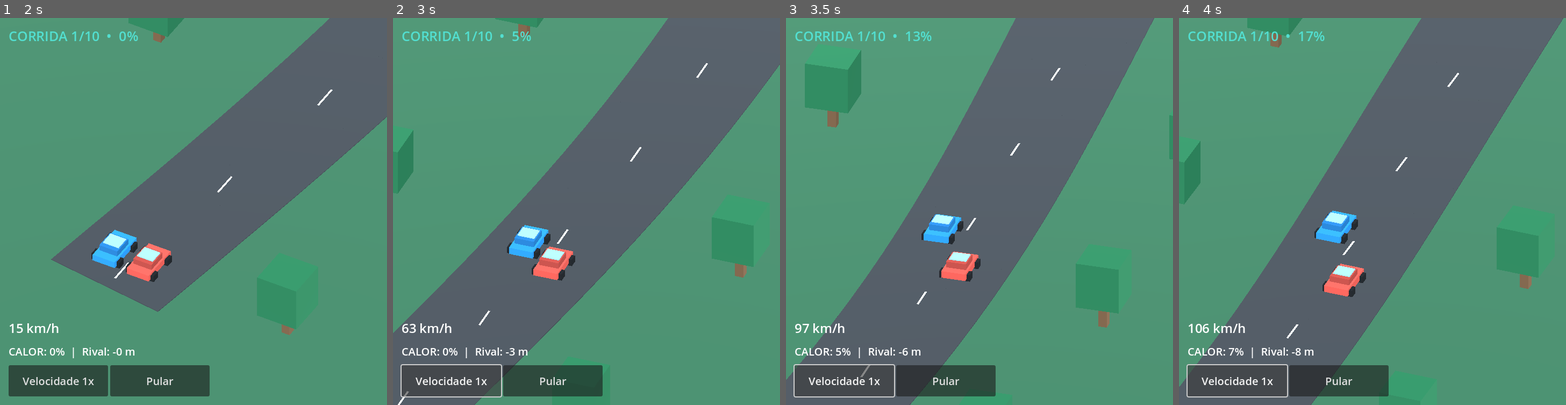
Above: before the commit, frames 1-4 (left to right).
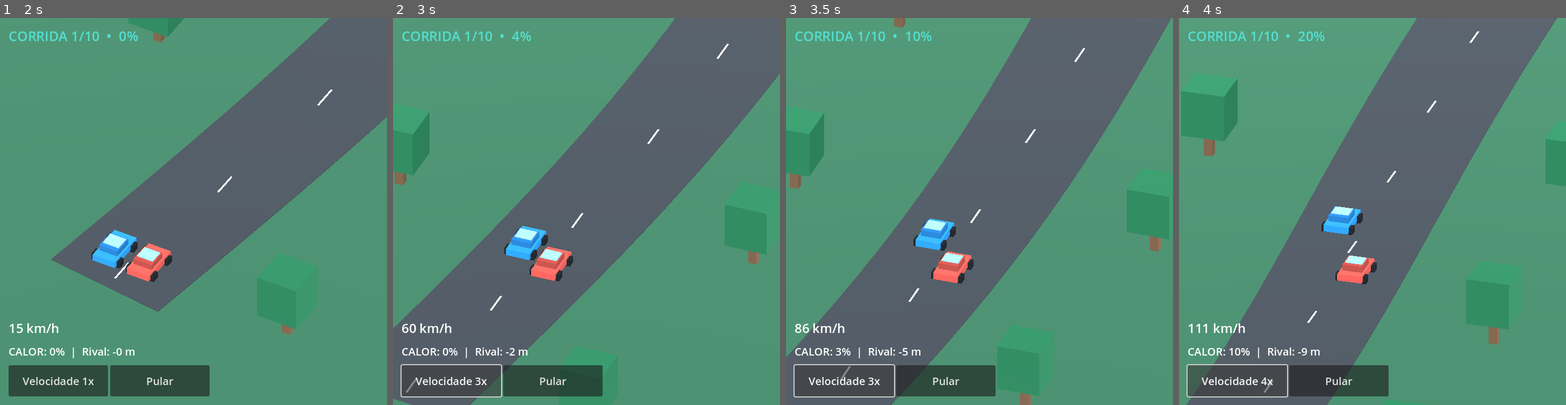
Above: after the commit, the same moments.

Repository: Azidales/Ultima-Marcha
Game: Godot game, scene res://scenes/main.tscn
Two runs of this game, one before a commit and one after it. Both use one fixed random seed, a clock stepped at 60 frames per second and the inputs below.
Inputs (mouse positions are in pixels of both pictures, inside the frame that each line leads up to):
- Up to frame 1 (2 s): click "INICIAR TENTATIVA" at 0.5 s; click "LARGAR!" at 1.25 s
- Up to frame 2 (3 s): click "Velocidade 1x" at 2 s; click (451, 381) at 2.75 s, where only the run after the commit has a clickable "Velocidade 2x"
- Up to frame 3 (3.5 s): no input
- Up to frame 4 (4 s): click (1237, 381) at 3.5 s, where only the run after the commit has a clickable "Velocidade 3x"

Frame 1 is identical in both runs. In frame 2, 3.8% of the frame differs, in the area x 0-100%, y 0-100%; in frame 3, 13%; in frame 4, 11%.

Commit message:
fix(ui): update playback speed button label on each tap

Diff:
--- a/scripts/main.gd
+++ b/scripts/main.gd
@@ -22,6 +22,7 @@
 var cards: Array[Dictionary] = []
 var rng := RandomNumberGenerator.new()
 var replay := 1
+var speed_button: Button
 var accumulator := 0.0
 var camera: Camera3D
 var player: Node3D
@@ -160,6 +161,11 @@
 	sim.begin(_stats(),stage,rng.randi())
 	_set_screen("race")
 
+func _cycle_speed() -> void:
+	replay = replay + 1 if replay < 4 else 1
+	if is_instance_valid(speed_button):
+		speed_button.text = "Velocidade %dx" % replay
+
 func _skip() -> void:
 	while not sim.finished:
 		sim.tick(Race.STEP)
@@ -206,6 +212,7 @@
 	return b
 
 func _draw_ui() -> void:
+	speed_button=null
 	progress_text=null
 	speed_text=null
 	heat_text=null
@@ -233,7 +240,8 @@
 		outer.add_child(heat_text)
 		var buttons := HBoxContainer.new()
 		outer.add_child(buttons)
-		buttons.add_child(_button("Velocidade "+str(replay)+"x",func(): replay=2 if replay==1 else 4 if replay==2 else 1))
+		speed_button = _button("Velocidade %dx" % replay, _cycle_speed)
+		buttons.add_child(speed_button)
 		buttons.add_child(_button("Pular",_skip))
 		return
 	var back := ColorRect.new()
--- /dev/null
+++ b/tests/playback_button_test.gd
@@ -0,0 +1,28 @@
+extends SceneTree
+
+func _initialize() -> void:
+	call_deferred("_run")
+
+func _run() -> void:
+	var scene = load("res://scenes/main.tscn").instantiate()
+	root.add_child(scene)
+	scene._race_start()
+	var button = scene.speed_button
+	if not is_instance_valid(button):
+		printerr("FAIL: speed button was not created")
+		quit(1)
+		return
+	var expected := ["Velocidade 1x", "Velocidade 2x", "Velocidade 3x", "Velocidade 4x", "Velocidade 1x"]
+	for i in range(expected.size()):
+		if button.text != expected[i] or scene.replay != int(i % 4 + 1):
+			printerr("FAIL: unexpected playback speed label at step ", i, ": ", button.text)
+			quit(1)
+			return
+		if i < expected.size() - 1:
+			button.pressed.emit()
+	if scene.sim.finished:
+		printerr("FAIL: switching speed ended the race")
+		quit(1)
+		return
+	print("PASS: playback speed button updates 1x > 2x > 3x > 4x > 1x")
+	quit(0)
Not shown, changed: .github/workflows/android.yml
